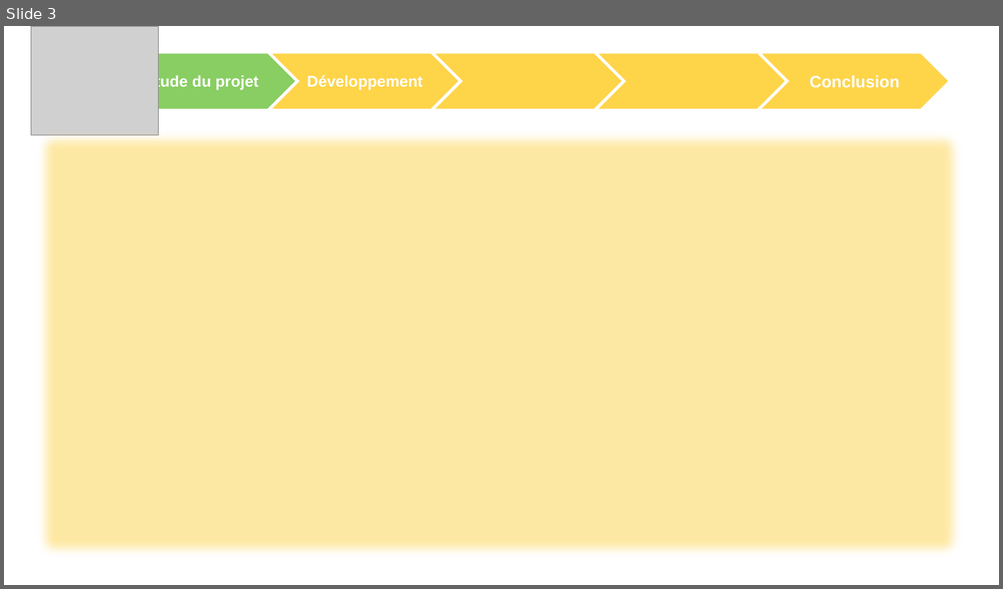
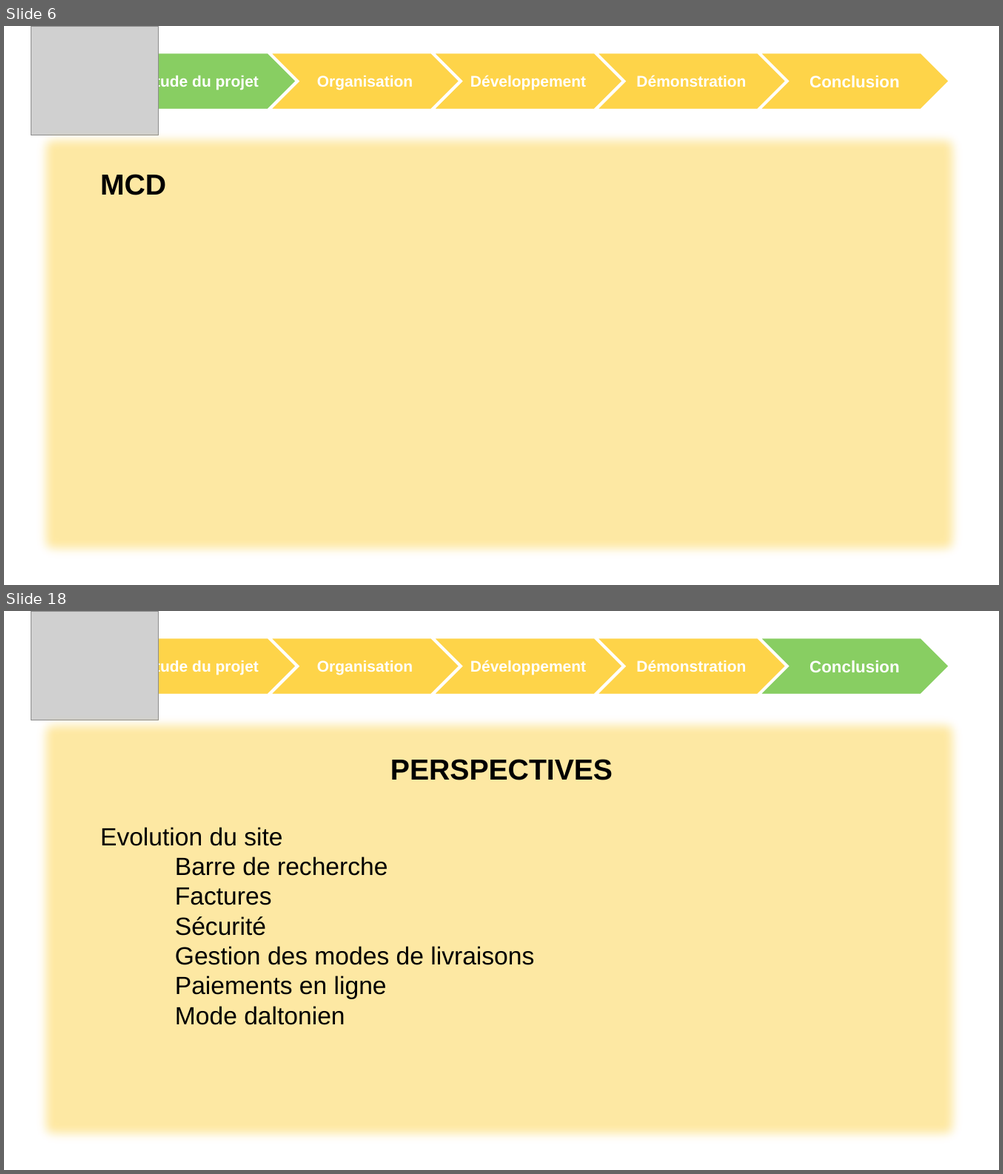
Before and after one commit to ChampemeDylan/UPOP, a slide deck: DIAPO.pptx. Shown one above the other, each under a label of ours: slide 3 before the commit, slides 6 and 18 after it; the slides between them are not shown. The pictures are 1003x589 and 1003x1174 pixels, drawn with LibreOffice and Linux fonts; fonts in the diff are those of the drawing; grey boxes stand for pictures; background and template pictures are left out. Boxes give left, top, right and bottom in pixels: in the first picture for what was removed or moved away, otherwise in the second. Text is boxed around its words. In the diff, an @@ line names an element or a change of style, - is before the commit and + after.

```diff
--- a/DIAPO.pptx
+++ b/DIAPO.pptx
@@ slide 18 added at (x1=4, y1=611, x2=999, y2=1170), background picture (left out) @@
@@ group added at (x1=31, y1=611, x2=949, y2=721): 5 chevrons, 1 picture @@
+Etude du projet
+Conclusion
+Organisation
+Développement
+Démonstration
@@ rectangle added at (x1=31, y1=711, x2=968, y2=1149), fill #FED449 at 50% opacity @@
@@ text added at (x1=100, y1=759, x2=612, y2=1025), 24 pt, text #000000 @@
+PERSPECTIVES
+Evolution du site
+Barre de recherche
+Factures
+Sécurité
+Gestion des modes de livraisons
+Paiements en ligne
+Mode daltonien
@@ what was slide 3 is now slide 6 @@
@@ slide 6 changed as well @@
@@ text in chevron at (x1=317, y1=76, x2=412, y2=90): text changed @@
-Développement
+Organisation
@@ text in chevron at (x1=470, y1=75, x2=586, y2=90): text added @@
+Développement
@@ text in chevron at (x1=636, y1=75, x2=745, y2=87): text added @@
+Démonstration
@@ text added at (x1=100, y1=174, x2=166, y2=195), 28 pt, text #000000, bold @@
+MCD
```
Also in this commit, not shown: 1 other slide changed, 16 other slides added, 1 slide removed.
